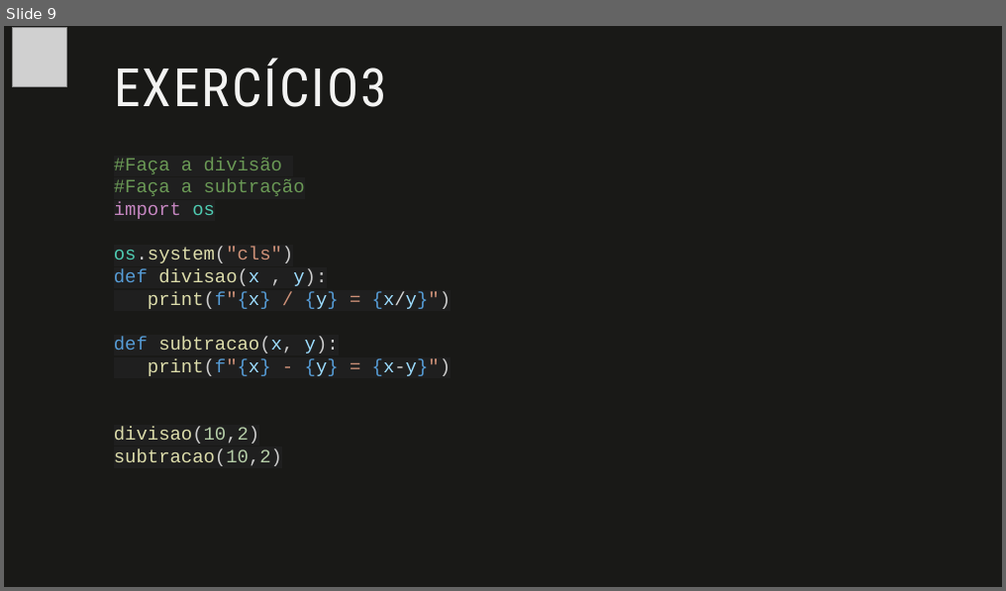
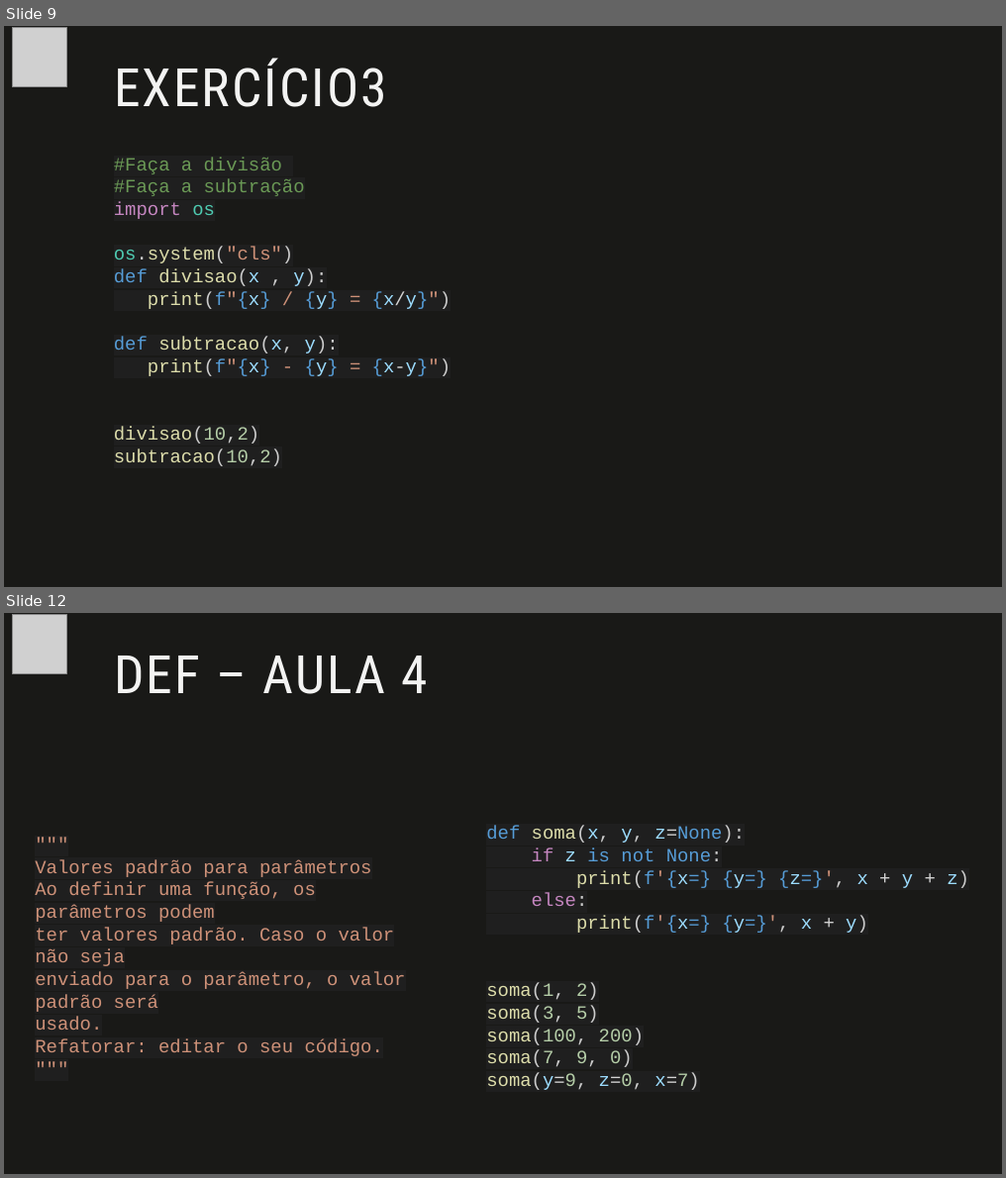
Before and after one commit to fabio-sudo/PythonCurso, a slide deck: Python_Dev/Python Intermediário/Material Python/1- Funções em Python.pptx. Shown one above the other, each under a label of ours: slide 9 before the commit, slides 9 and 12 after it; the slides between them are not shown. The pictures are 1006x591 and 1006x1178 pixels, drawn with LibreOffice and Linux fonts; fonts in the diff are those of the drawing; grey boxes stand for pictures. Boxes give left, top, right and bottom in pixels: in the first picture for what was removed or moved away, otherwise in the second. Text is boxed around its words. In the diff, an @@ line names an element or a change of style, - is before the commit and + after.

```diff
--- a/Python_Dev/Python Intermediário/Material Python/1- Funções em Python.pptx
+++ b/Python_Dev/Python Intermediário/Material Python/1- Funções em Python.pptx
@@ slide 12 added at [4, 613, 1002, 1174], background #191917 @@
@@ picture added at [12, 615, 66, 673] @@
@@ title added at [114, 656, 427, 694], 51 pt, text #F3F3F2 @@
+DEF – AULA 4
@@ text added at [486, 826, 969, 1090], 18 pt, text #DCDCAA @@
+def soma(x, y, z=None):
+if z is not None:
+print(f'{x=} {y=} {z=}', x + y + z)
+else:
+print(f'{x=} {y=}', x + y)
+soma(1, 2)
+soma(3, 5)
+soma(100, 200)
+soma(7, 9, 0)
+soma(y=9, z=0, x=7)
@@ text added at [35, 860, 406, 1057], 18 pt, text #CE9178 @@
+"""
+Valores padrão para parâmetros
+Ao definir uma função, os parâmetros podem
+ter valores padrão. Caso o valor não seja
+enviado para o parâmetro, o valor padrão será
+usado.
+Refatorar: editar o seu código.
+"""
```
Also in this commit, not shown: 6 other slides added, 1 slide removed, 3 other files.
